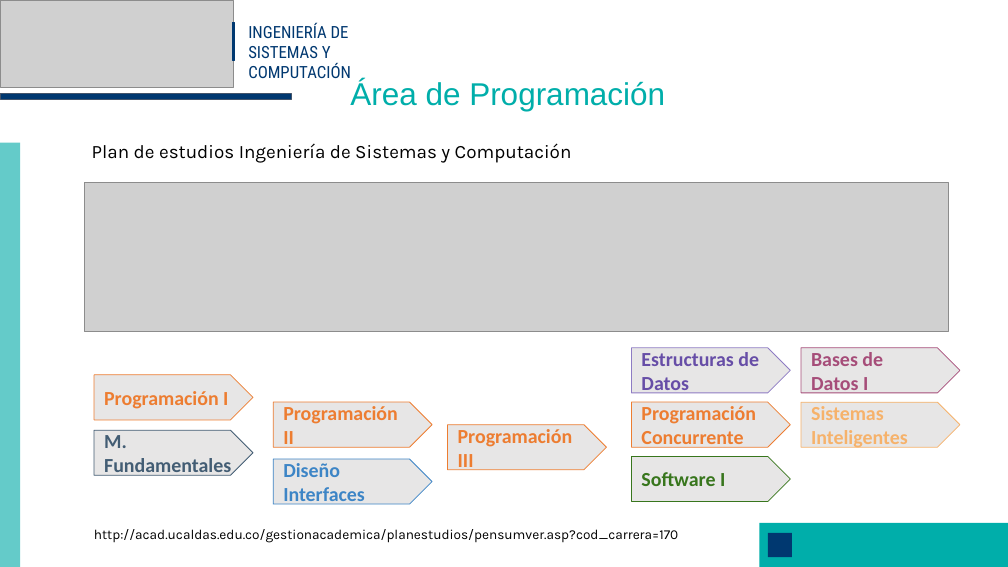
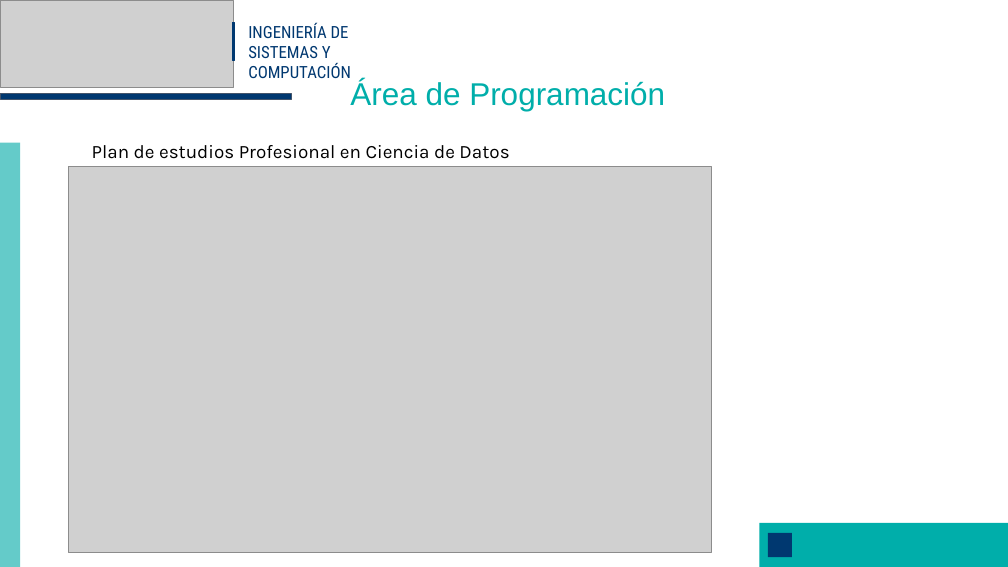
Before and after one commit to BioAITeamLearning/AlgProgI_2026_02_Ucaldas, a slide deck: slide 1 of content/resources/clase-1/area-prog.pptx. Drawn at 1008x567 pixels with LibreOffice and Linux fonts; fonts in the diff are those of the drawing; grey boxes stand for pictures; background and template pictures are left out. Boxes give left, top, right and bottom in pixels: in the first picture for what was removed or moved away, otherwise in the second. Text is boxed around its words. In the diff, an @@ line names an element or a change of style, - is before the commit and + after.

Commit message:
cambios ajuste P. ciencia de datos

```diff
--- a/content/resources/clase-1/area-prog.pptx
+++ b/content/resources/clase-1/area-prog.pptx
@@ text at bbox=[92, 145, 509, 159]: text changed @@
-Plan de estudios Ingeniería de Sistemas y Computación
+Plan de estudios Profesional en Ciencia de Datos
@@ picture added at bbox=[69, 167, 712, 553] @@
@@ picture removed at bbox=[84, 183, 948, 332] @@
@@ pentagon arrow removed at bbox=[631, 348, 790, 393] @@
-Estructuras de Datos
@@ pentagon arrow removed at bbox=[802, 348, 960, 393] @@
-Bases de
-Datos I
@@ pentagon arrow removed at bbox=[94, 375, 253, 420] @@
-Programación I
@@ pentagon arrow removed at bbox=[273, 402, 432, 448] @@
-Programación II
@@ pentagon arrow removed at bbox=[631, 402, 790, 448] @@
-Programación Concurrente
@@ pentagon arrow removed at bbox=[802, 402, 960, 448] @@
-Sistemas Inteligentes
@@ pentagon arrow removed at bbox=[94, 430, 253, 476] @@
-M. Fundamentales
@@ pentagon arrow removed at bbox=[448, 425, 606, 470] @@
-Programación III
@@ pentagon arrow removed at bbox=[273, 459, 432, 504] @@
-Diseño Interfaces
@@ pentagon arrow removed at bbox=[631, 457, 790, 502] @@
-Software I
@@ text removed at bbox=[94, 529, 678, 543] @@
-http://acad.ucaldas.edu.co/gestionacademica/planestudios/pensumver.asp?cod_carrera=170
```
Also in this commit, not shown: 17 other files.
